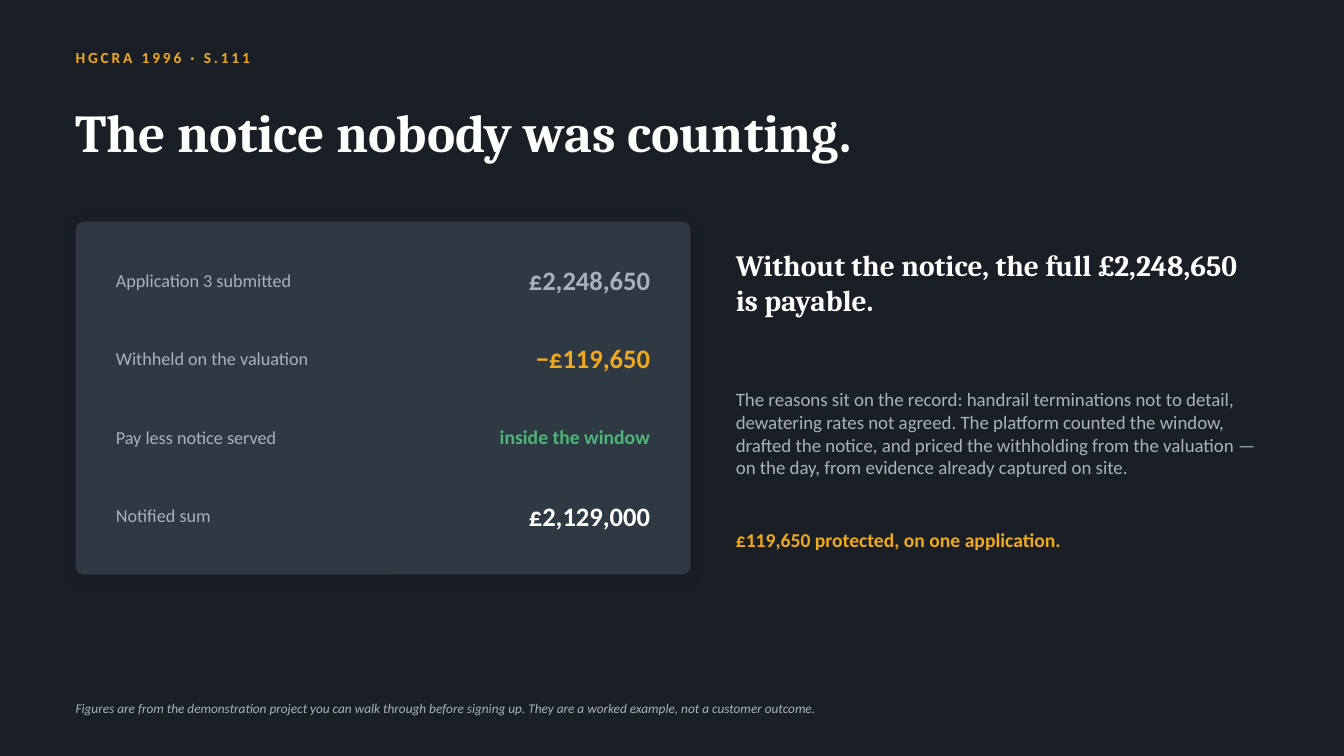
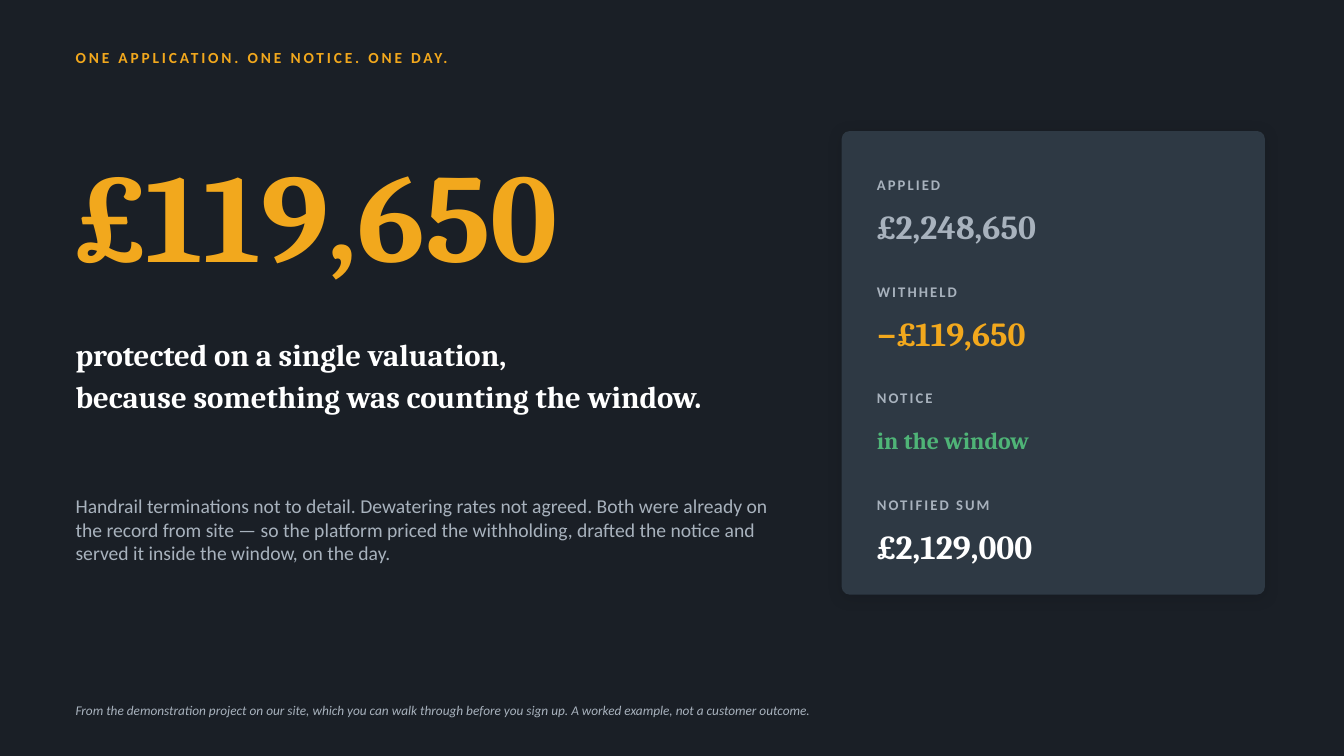
Before and after one commit to jnnseya-cpu/construx, a slide deck: slide 3 of docs/go-to-market/CONSTRUX-Overview.pptx. Drawn at 1344x756 pixels with LibreOffice and Linux fonts; fonts in the diff are those of the drawing. Boxes give left, top, right and bottom in pixels: in the first picture for what was removed or moved away, otherwise in the second. Text is boxed around its words. In the diff, an @@ line names an element or a change of style, - is before the commit and + after.

```diff
--- a/docs/go-to-market/CONSTRUX-Overview.pptx
+++ b/docs/go-to-market/CONSTRUX-Overview.pptx
@@ text at (76,52,250,63): text changed @@
-HGCRA 1996 · S.111
+ONE APPLICATION. ONE NOTICE. ONE DAY.
@@ text removed at (76,115,852,163) @@
-The notice nobody was counting.
@@ rounded rectangle added at (842,131,1265,595), fill #2E3944 @@
@@ text at (76,176,558,280): text changed; size 19 to 90 pt; font Calibri to Cambria @@
-−£119,650
+£119,650
@@ text "£2,248,650": place and size @@
-text "£2,248,650" at (529,272,650,293)
+text "£2,248,650" at (877,216,1036,244)
@@ text "£2,248,650" at (877,216,1036,244): size 19 to 24 pt, font Calibri to Cambria; alignment right to left @@
@@ text added at (877,180,940,190), 10.5 pt, text #A8B2BD, bold @@
+APPLIED
@@ rounded rectangle removed at (76,222,691,575) @@
@@ text removed at (736,255,1237,318) @@
-Without the notice, the full £2,248,650 is payable.
@@ text removed at (116,274,291,290) @@
-Application 3 submitted
@@ text added at (877,287,957,297), 10.5 pt, text #A8B2BD, bold @@
+WITHHELD
@@ text added at (877,323,1026,351), 24 pt, text #F2A81D, bold @@
+−£119,650
@@ text added at (76,344,702,415), 22 pt, text #FFFFFF, bold @@
+protected on a single valuation,
+because something was counting the window.
@@ text removed at (116,352,308,365) @@
-Withheld on the valuation
@@ text removed at (736,393,1234,477) @@
-The reasons sit on the record: handrail terminations not to detail, dewatering rates not agreed. The platform counted the window, drafted the notice, and priced the withholding from the valuation — on the day, from evidence already captured on site.
@@ text added at (877,393,933,403), 10.5 pt, text #A8B2BD, bold @@
+NOTICE
@@ text removed at (116,431,276,447) @@
-Pay less notice served
@@ text at (877,432,1029,449): text changed; size 14 to 17 pt; font Calibri to Cambria @@
-inside the window
+in the window
@@ text added at (76,499,768,563), 14 pt, text #A8B2BD @@
+Handrail terminations not to detail. Dewatering rates not agreed. Both were already on the record from site — so the platform priced the withholding, drafted the notice and served it inside the window, on the day.
@@ text at (877,500,989,510): text changed; size 13 to 10.5 pt; bold on @@
-Notified sum
+NOTIFIED SUM
@@ text removed at (736,533,1061,550) @@
-£119,650 protected, on one application.
@@ text "£2,129,000" at (877,536,1032,564): size 19 to 24 pt, font Calibri to Cambria; alignment right to left @@
@@ text "£2,129,000": place and size @@
-text "£2,129,000" at (529,508,650,530)
+text "£2,129,000" at (877,536,1032,564)
@@ text at (76,706,809,717): text changed @@
-Figures are from the demonstration project you can walk through before signing up. They are a worked example, not a customer outcome.
+From the demonstration project on our site, which you can walk through before you sign up. A worked example, not a customer outcome.
```
Also in this commit, not shown: 6 other slides changed, 4 slides added, 3 slides removed, 1 other file.
